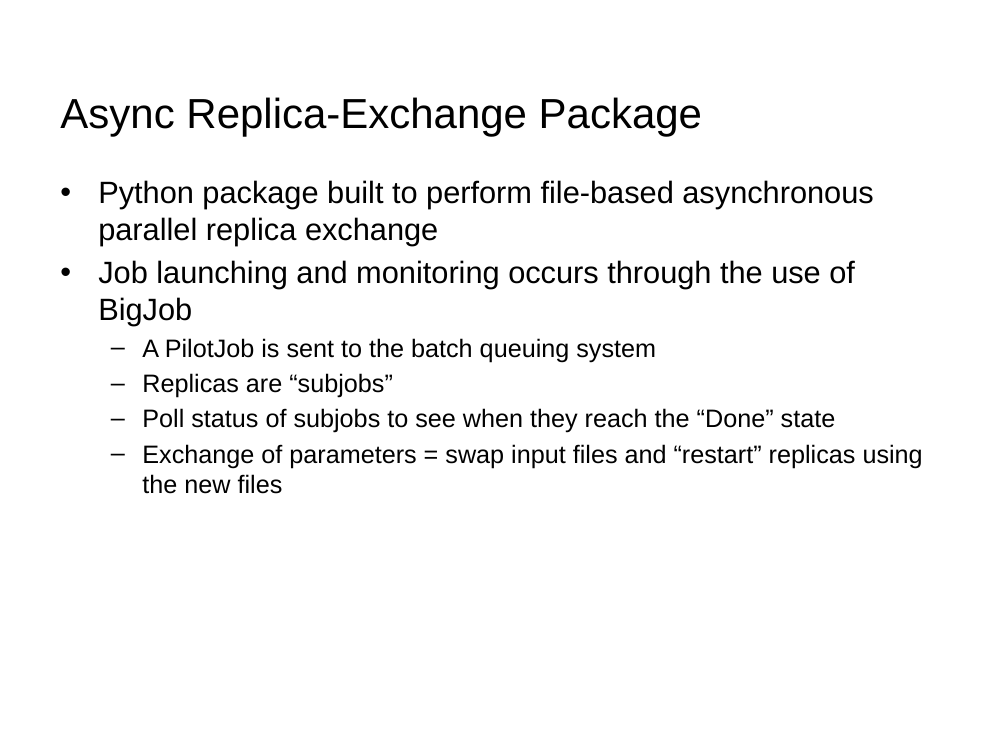
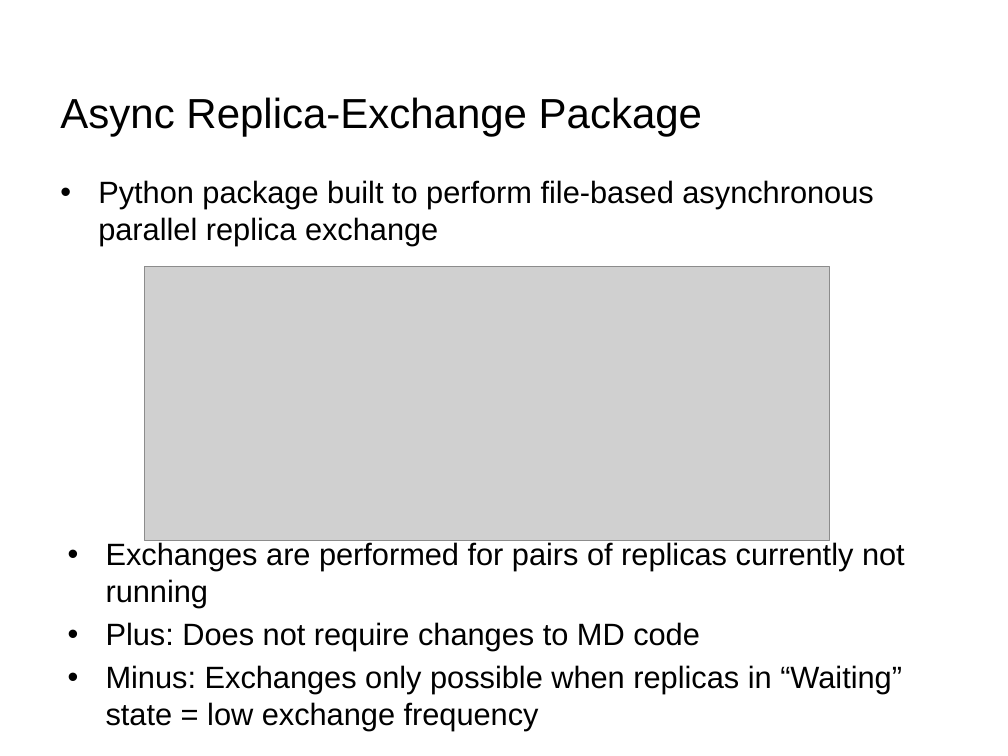
Before and after one commit to saga-project/presentations, a slide deck: slide 9 of 2013-XSEDE-CDI.pptx (slide 5 before the commit). Drawn at 1008x756 pixels with LibreOffice and Linux fonts; fonts in the diff are those of the drawing; grey boxes stand for pictures; background and template pictures are left out. Boxes give left, top, right and bottom in pixels: in the first picture for what was removed or moved away, otherwise in the second. Text is boxed around its words. In the diff, an @@ line names an element or a change of style, - is before the commit and + after.

```diff
--- a/2013-XSEDE-CDI.pptx
+++ b/2013-XSEDE-CDI.pptx
@@ text at (98, 260, 923, 494): paragraphs removed @@
-• Job launching and monitoring occurs through the use of BigJob
-  – A PilotJob is sent to the batch queuing system
-  – Replicas are “subjobs”
-  – Poll status of subjobs to see when they reach the “Done” state
-  – Exchange of parameters = swap input files and “restart” replicas using the new files
@@ picture added at (144, 267, 830, 540) @@
@@ text added at (106, 542, 905, 731), 22 pt, text #000000 @@
+• Exchanges are performed for pairs of replicas currently not running
+• Plus: Does not require changes to MD code
+• Minus: Exchanges only possible when replicas in “Waiting” state = low exchange frequency
```
Also in this commit, not shown: 8 other slides changed, 15 slides added, 4 slides removed, 1 other file.
